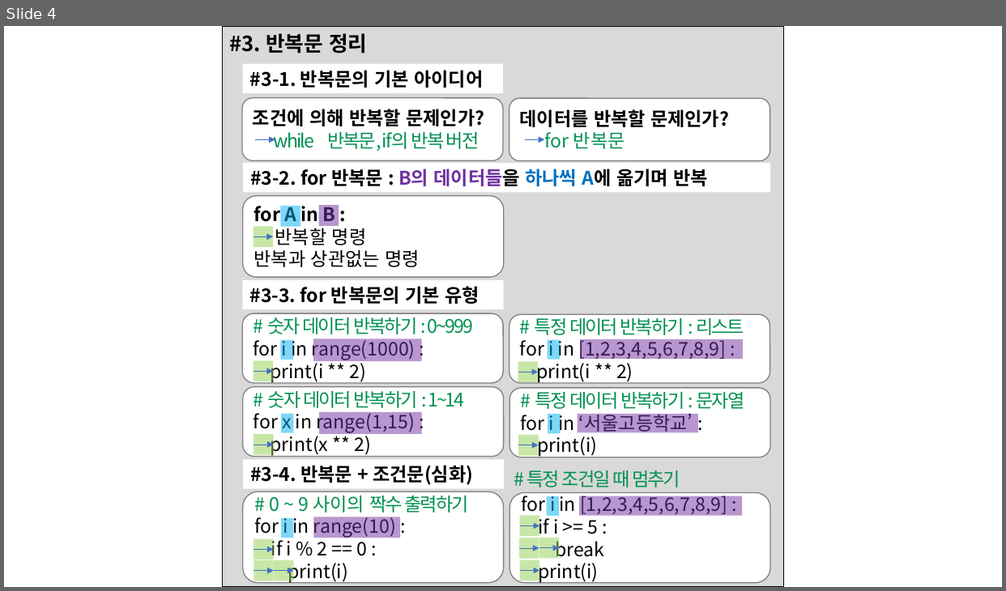
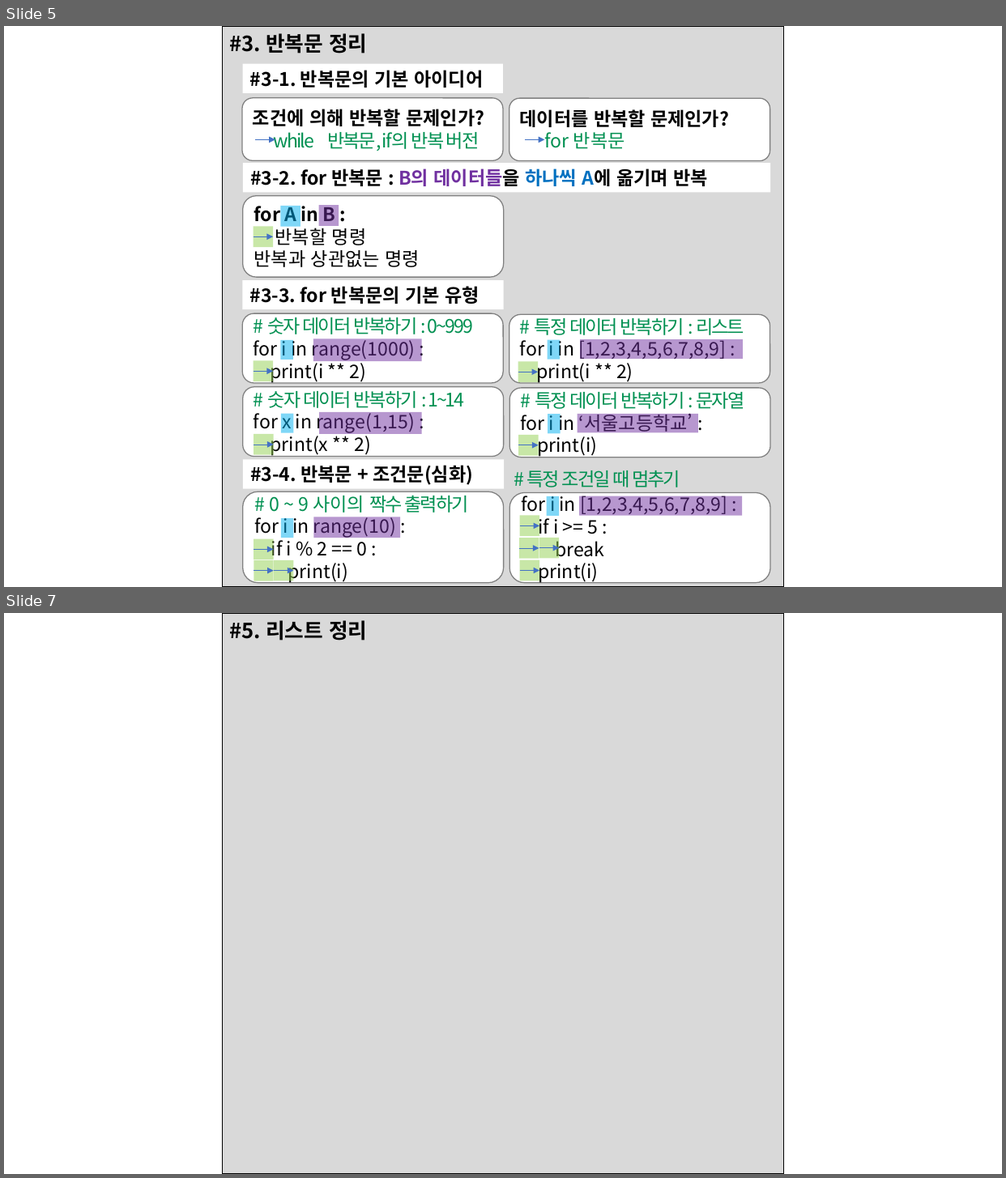
Before and after one commit to greatsong/python2022, a slide deck: 2022파이썬기초문법정리(220320,3-반복문까지).pptx. Shown one above the other, each under a label of ours: slide 4 before the commit, slides 5 and 7 after it; the slides between them are not shown. The pictures are 1006x591 and 1006x1178 pixels, drawn with LibreOffice and Linux fonts; fonts in the diff are those of the drawing. Boxes give left, top, right and bottom in pixels: in the first picture for what was removed or moved away, otherwise in the second. Text is boxed around its words. In the diff, an @@ line names an element or a change of style, - is before the commit and + after.

```diff
--- a/2022파이썬기초문법정리(220320,3-반복문까지).pptx
+++ b/2022파이썬기초문법정리(220320,3-반복문까지).pptx
@@ slide 7 added at (4,613,1002,1174), background #FFFFFF @@
@@ rectangle added at (223,613,784,1174), fill #D9D9D9, outline #000000 1 pt @@
@@ text added at (230,620,367,641), 20 pt, text #000000, bold @@
+#5. 리스트 정리
@@ what was slide 4 is now slide 5 @@
```
Also in this commit, not shown: 5 other slides added.
